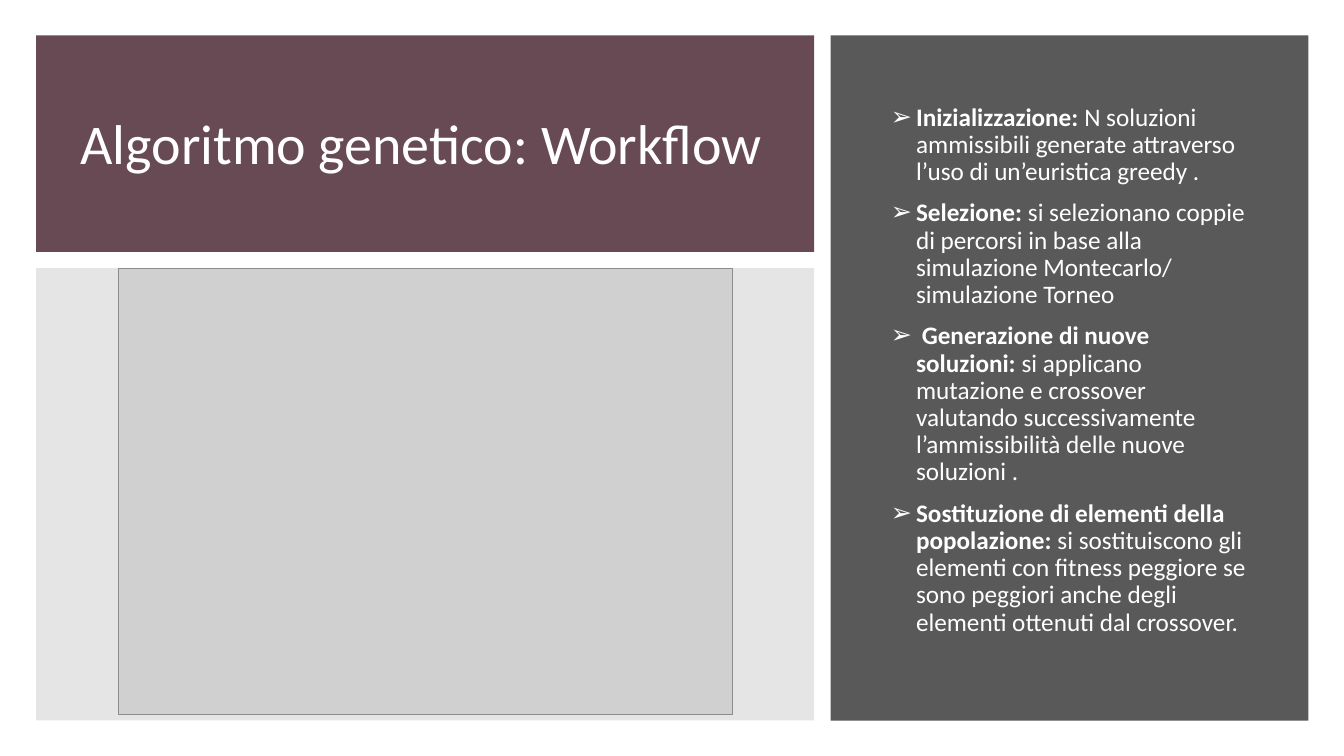
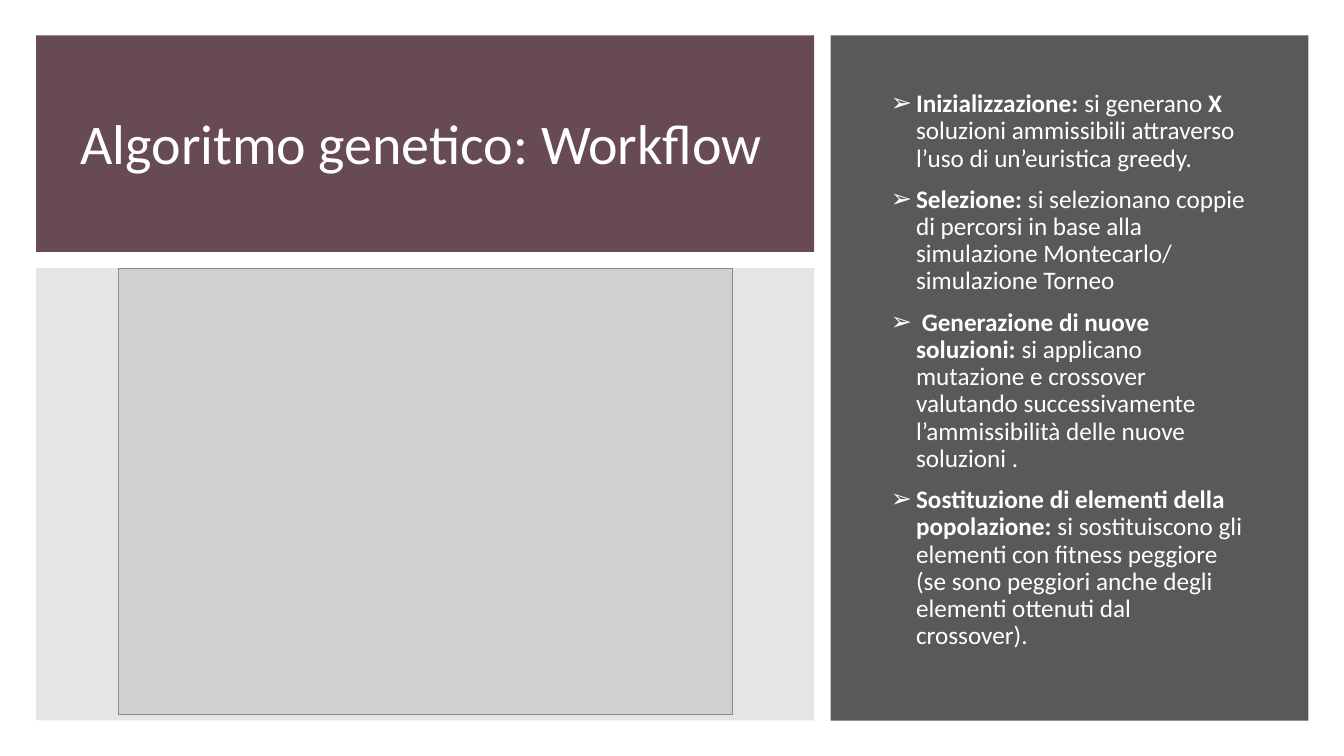
Before and after one commit to gdr-98/Greedy-heuristics-and-genetic-algorithm-for-a-CVRPTW-problem-resolution-, a slide deck: slide 7 of Power_point_nik.pptx (slide 6 before the commit). Drawn at 1344x756 pixels with LibreOffice and Linux fonts; fonts in the diff are those of the drawing; grey boxes stand for pictures. Boxes give left, top, right and bottom in pixels: in the first picture for what was removed or moved away, otherwise in the second. Text is boxed around its words. In the diff, an @@ line names an element or a change of style, - is before the commit and + after.

Commit message:
Add files via upload
Aggiunte slide sull'euristica e ridisposizione di alcune slide

```diff
--- a/Power_point_nik.pptx
+++ b/Power_point_nik.pptx
@@ text at [916,94,1235,172]: text changed @@
-➢ Inizializzazione: N soluzioni ammissibili generate attraverso l’uso di un’euristica greedy .
+➢ Inizializzazione: si generano X soluzioni ammissibili attraverso l’uso di un’euristica greedy.
@@ text at [916,490,1242,647]: text changed @@
-➢ Sostituzione di elementi della popolazione: si sostituiscono gli elementi con fitness peggiore se sono peggiori anche degli elementi ottenuti dal crossover.
+➢ Sostituzione di elementi della popolazione: si sostituiscono gli elementi con fitness peggiore (se sono peggiori anche degli elementi ottenuti dal crossover).
```
Also in this commit, not shown: 14 other slides changed, 7 slides added, 3 slides removed.
